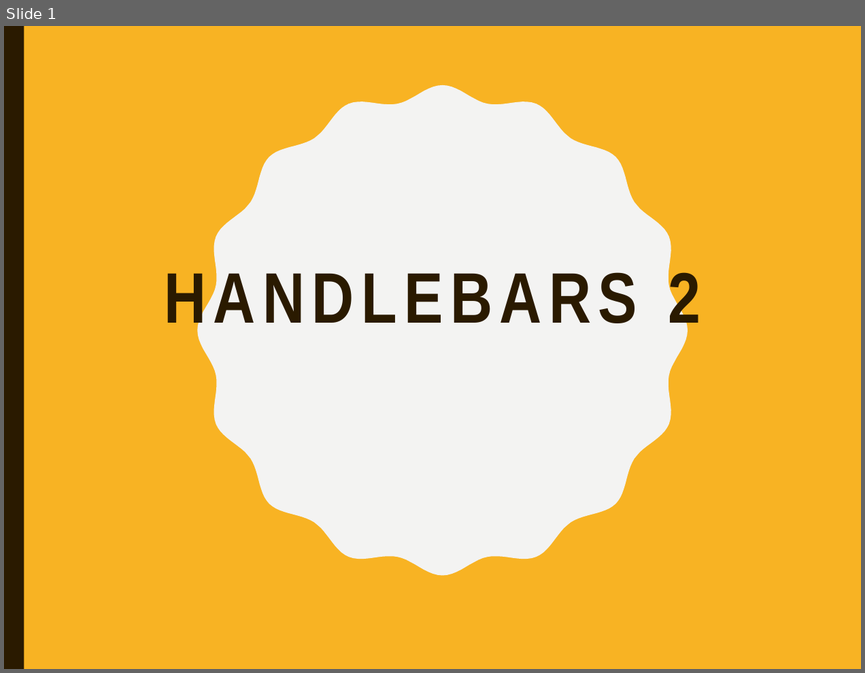
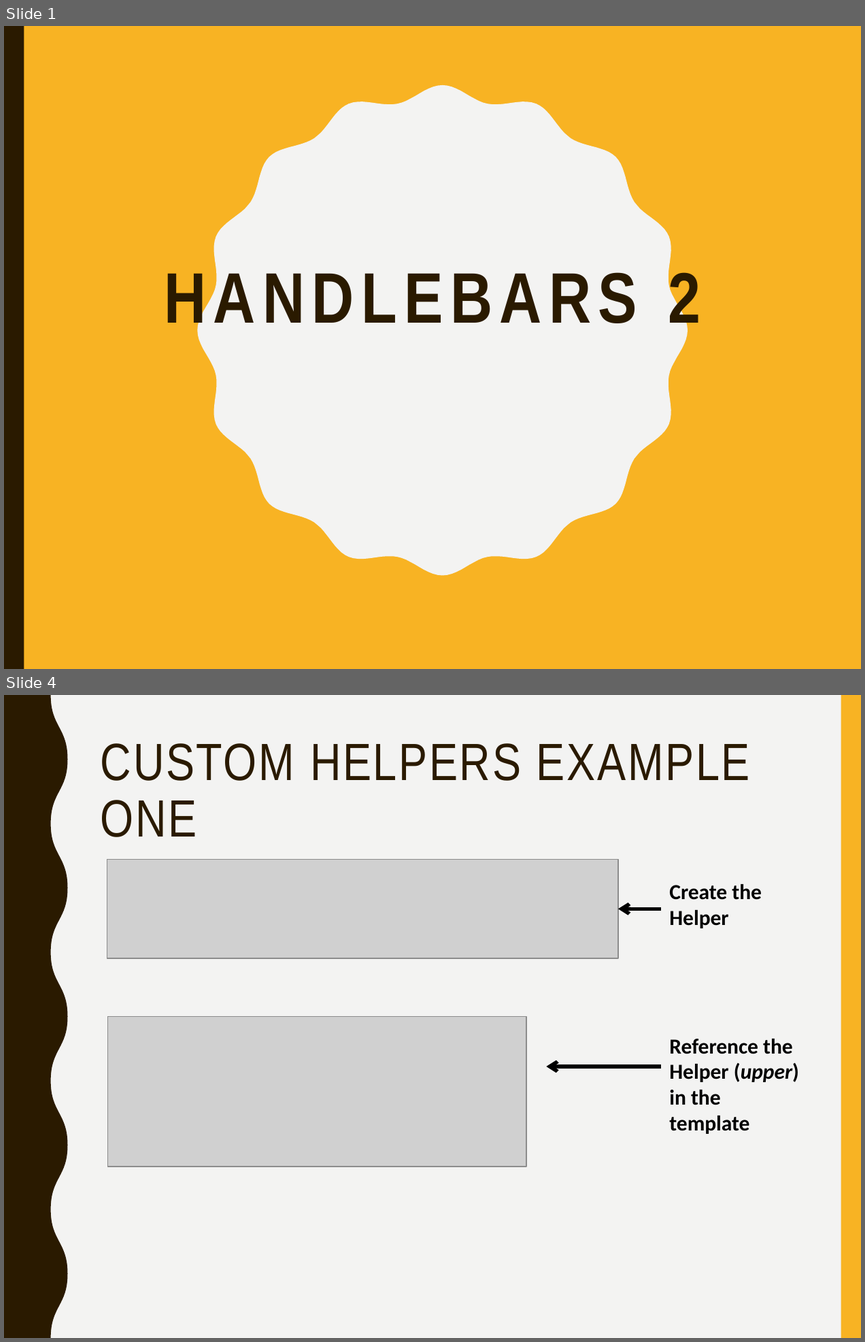
Before and after one commit to mlyngweb1/Website-Development-2-src, a slide deck: topic-10-Handlebars-2/talk-1/talk-1.pptx. Shown one above the other, each under a label of ours: slide 1 before the commit, slides 1 and 4 after it; the slides between them are not shown. The pictures are 865x673 and 865x1342 pixels, drawn with LibreOffice and Linux fonts; fonts in the diff are those of the drawing; grey boxes stand for pictures. Boxes give left, top, right and bottom in pixels: in the first picture for what was removed or moved away, otherwise in the second. Text is boxed around its words. In the diff, an @@ line names an element or a change of style, - is before the commit and + after.

```diff
--- a/topic-10-Handlebars-2/talk-1/talk-1.pptx
+++ b/topic-10-Handlebars-2/talk-1/talk-1.pptx
@@ slide 4 added at (4, 695, 861, 1338), background #F3F3F2 @@
@@ freeform shape added at (4, 695, 67, 1338), fill #2A1A00 @@
@@ rectangle added at (841, 695, 861, 1338), fill #F8B323 @@
@@ title added at (101, 743, 750, 837), 44 pt, text #2A1A00 @@
+CUSTOM HELPERS EXAMPLE ONE
@@ picture added at (107, 860, 617, 959) @@
@@ text added at (669, 884, 799, 1134), 18 pt, text #000000, bold @@
+Create the Helper
+Reference the Helper (upper) in the template
@@ arrow added from (661, 909) to (618, 909), #000000 3 pt @@
@@ picture added at (107, 1016, 527, 1166) @@
@@ arrow added from (661, 1066) to (547, 1066), #000000 3 pt @@
```
Also in this commit, not shown: 15 other slides added, 52 other files.
